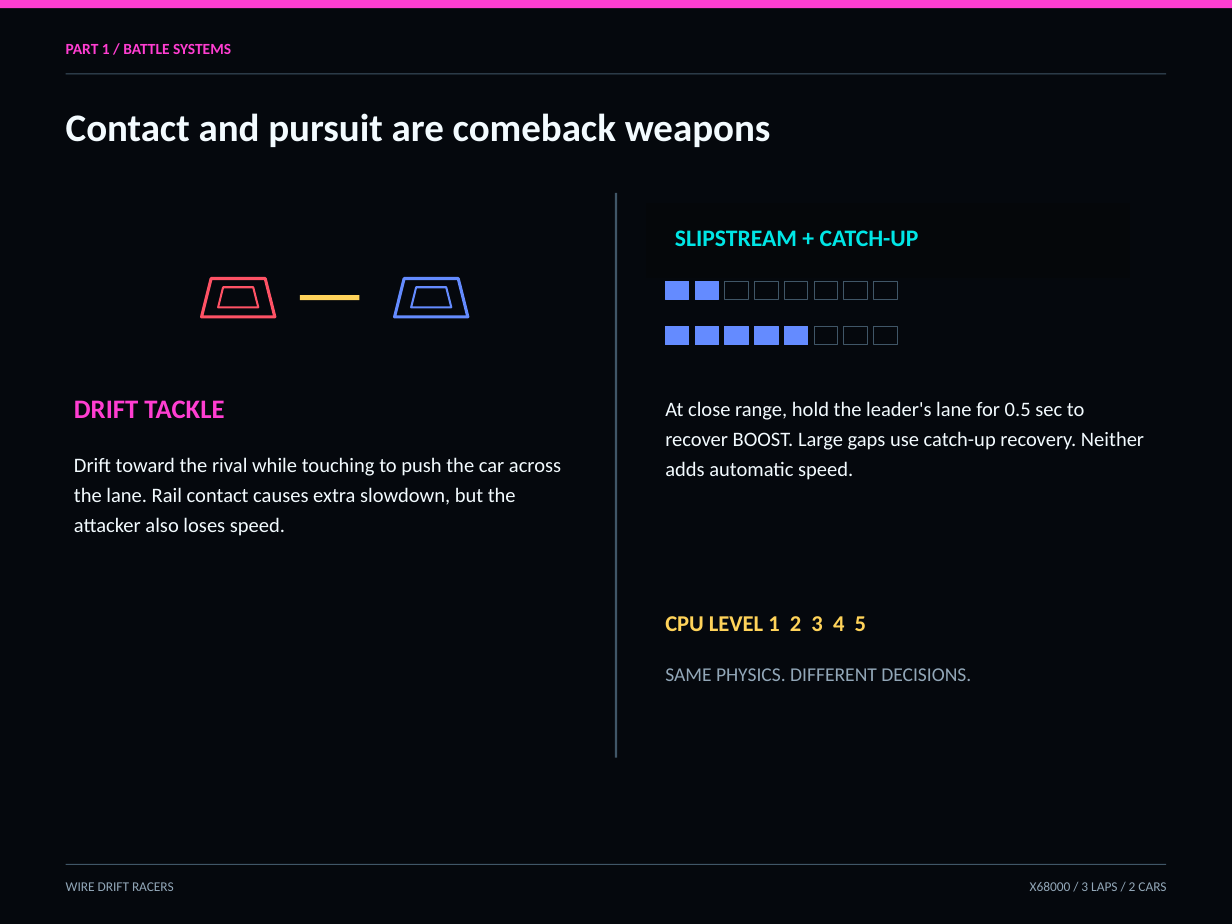
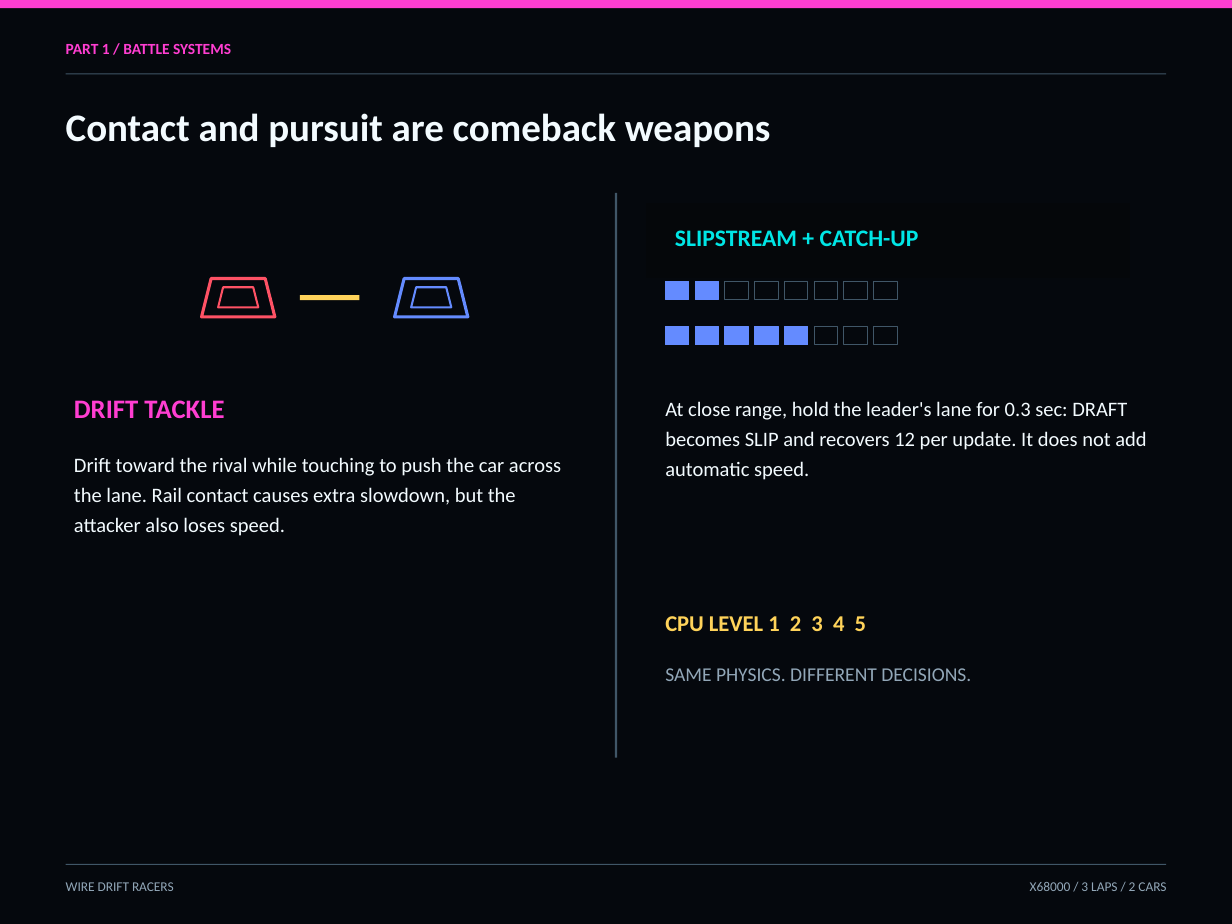
Before and after one commit to renatus-novus-x/wdrfrace, a slide deck: slide 10 of doc/manual-en.pptx. Drawn at 1232x924 pixels with LibreOffice and Linux fonts; fonts in the diff are those of the drawing. Boxes give left, top, right and bottom in pixels: in the first picture for what was removed or moved away, otherwise in the second. Text is boxed around its words. In the diff, an @@ line names an element or a change of style, - is before the commit and + after.

```diff
--- a/doc/manual-en.pptx
+++ b/doc/manual-en.pptx
@@ text at (665, 401, 1146, 480): text changed @@
-At close range, hold the leader's lane for 0.5 sec to recover BOOST. Large gaps use catch-up recovery. Neither adds automatic speed.
+At close range, hold the leader's lane for 0.3 sec: DRAFT becomes SLIP and recovers 12 per update. It does not add automatic speed.
```
Also in this commit, not shown: 1 other slide changed, 12 other files.
